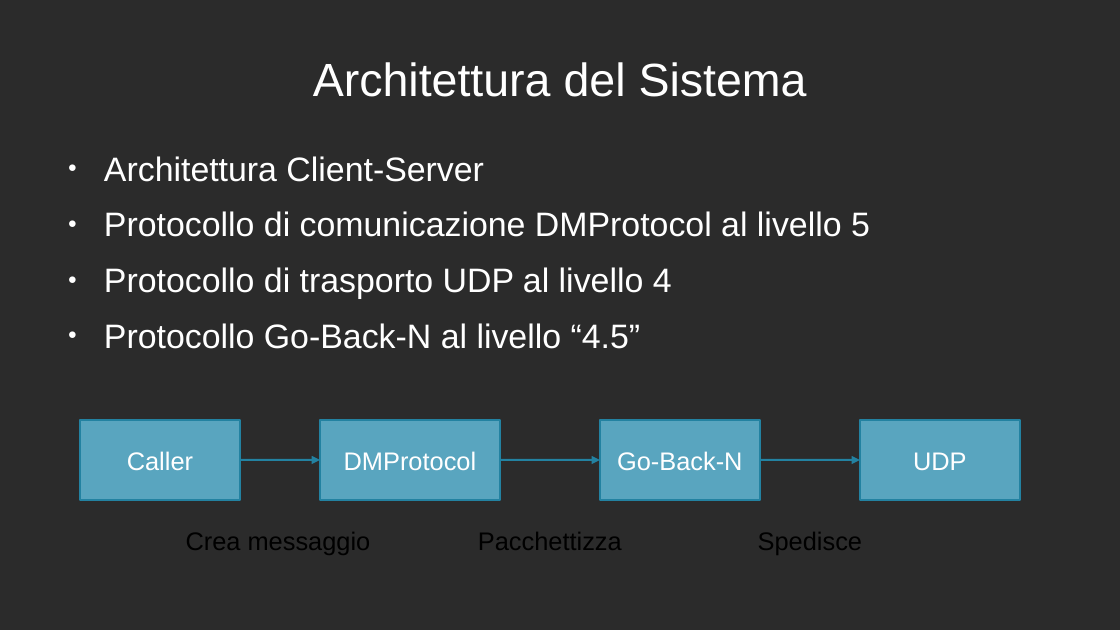
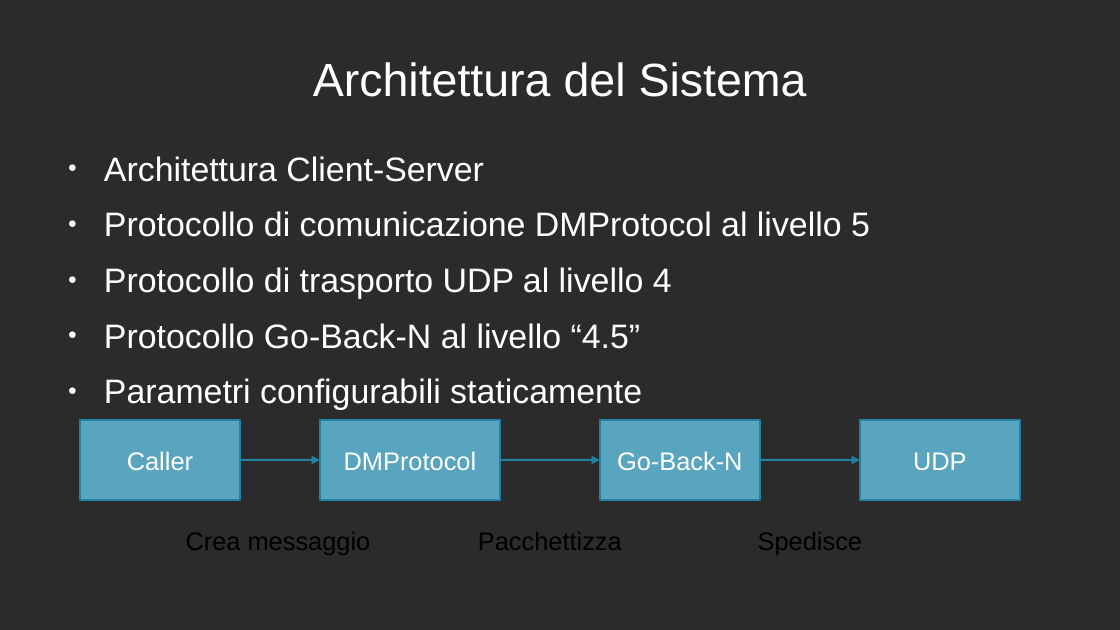
Before and after one commit to Torkin1/IIW_UDP_GBN, a slide deck: slide 2 of doc/slides/architettura_scelteProgettuali.odp. Drawn at 1120x630 pixels with LibreOffice and Linux fonts; fonts in the diff are those of the drawing; background and template pictures are left out; a plain dark background stands for a picture behind light text. Boxes give left, top, right and bottom in pixels: in the first picture for what was removed or moved away, otherwise in the second. Text is boxed around its words. In the diff, an @@ line names an element or a change of style, - is before the commit and + after.

Commit message:
aggiunto accenno alla configurabilità statica dei parametri

```diff
--- a/doc/slides/architettura_scelteProgettuali.odp
+++ b/doc/slides/architettura_scelteProgettuali.odp
@@ text at [104,378,642,410]: paragraph added @@
+● Parametri configurabili staticamente
```
